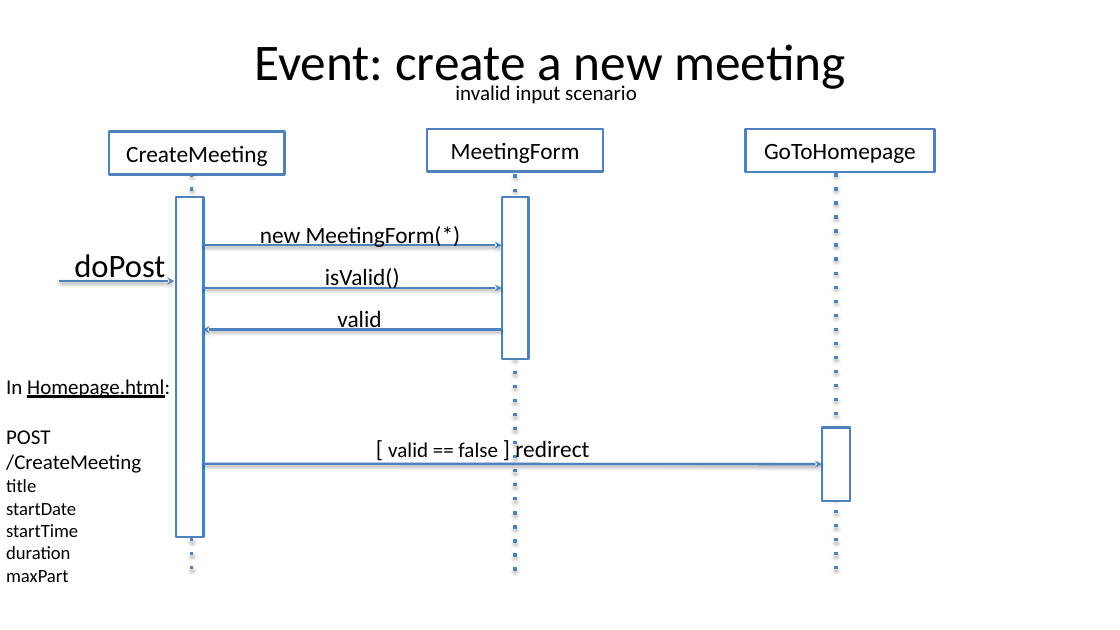
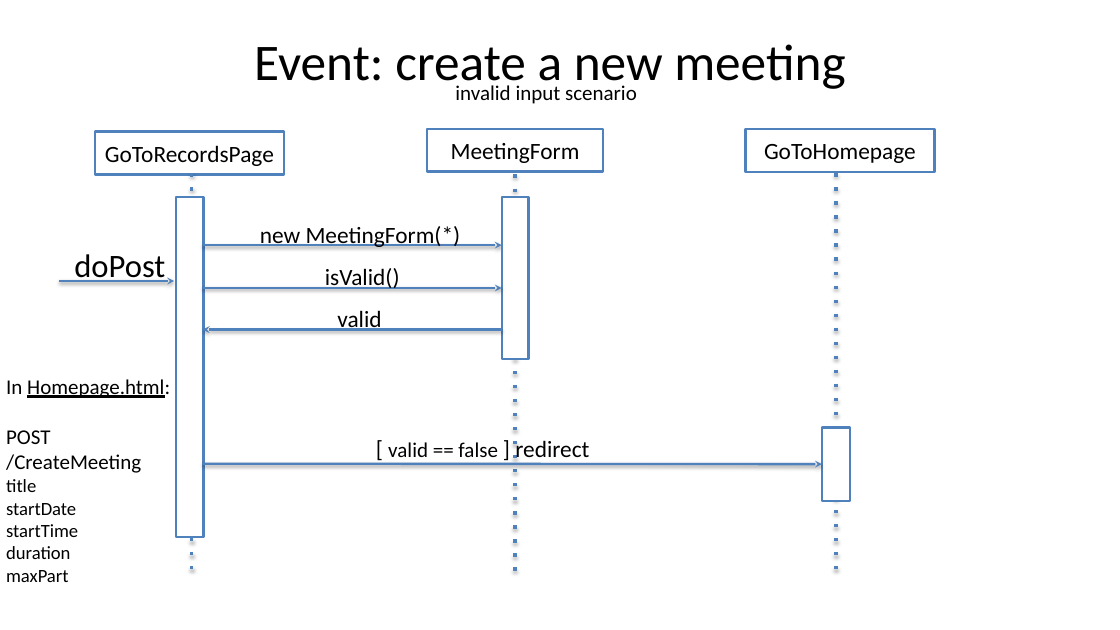
Before and after one commit to FrancescaGrimaldi/TIWProject-2022, a slide deck: slide 15 of ppt/tiw pure html + notes.pptx. Drawn at 1120x630 pixels with LibreOffice and Linux fonts; fonts in the diff are those of the drawing. Boxes give left, top, right and bottom in pixels: in the first picture for what was removed or moved away, otherwise in the second. Text is boxed around its words. In the diff, an @@ line names an element or a change of style, - is before the commit and + after.

```diff
--- a/ppt/tiw pure html + notes.pptx
+++ b/ppt/tiw pure html + notes.pptx
@@ rectangle "GoToRecordsPage": place and size @@
-rectangle "GoToRecordsPage" at <box>109,132,285,175</box>
+rectangle "GoToRecordsPage" at <box>95,132,284,175</box>
@@ text in rectangle at <box>105,145,274,166</box>: text changed @@
-CreateMeeting
+GoToRecordsPage
```
Also in this commit, not shown: 6 other slides changed, 3 other files.
